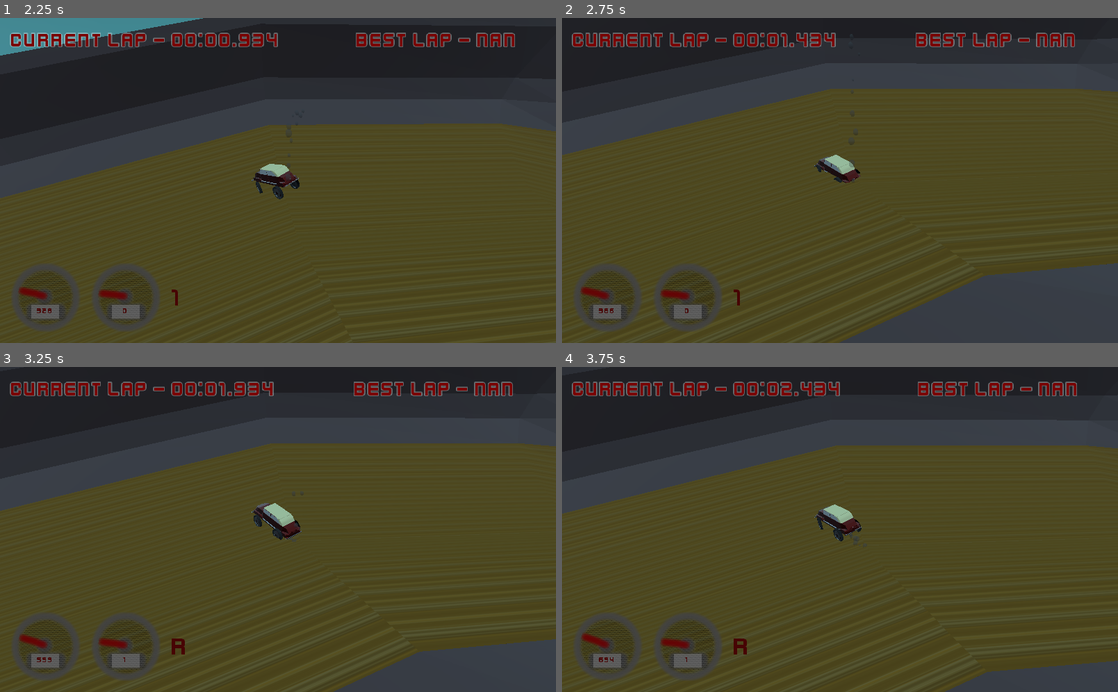
Above: before the commit, frames 1-4 (two rows, left to right).
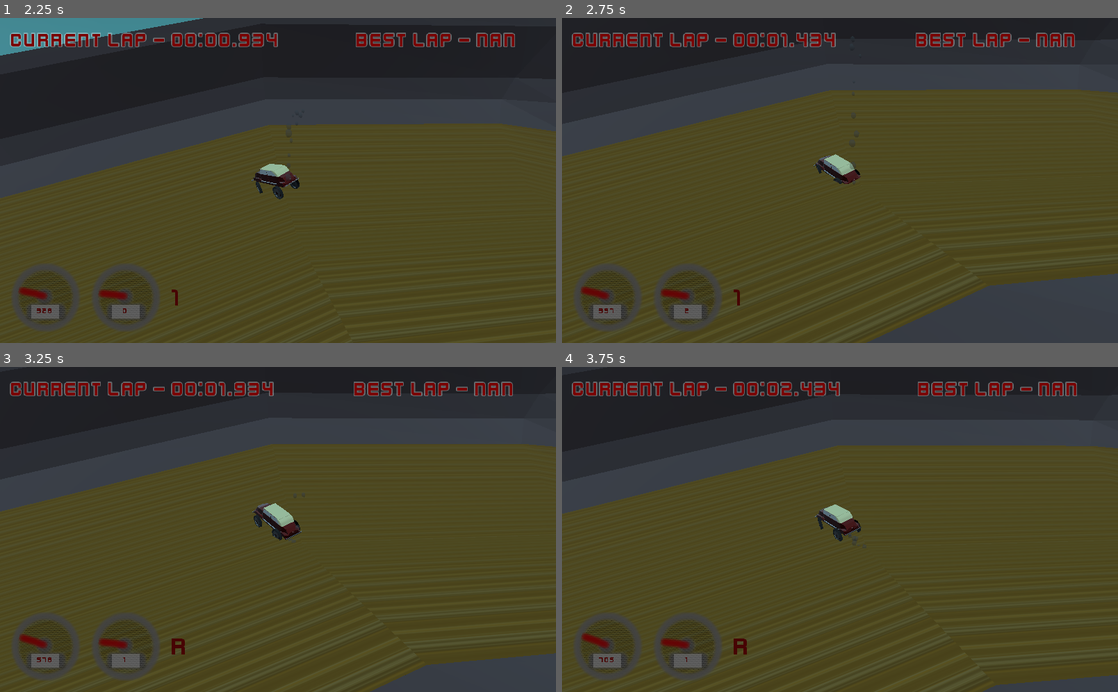
Above: after the commit, the same moments.

Repository: esensar/bugged-racing
Game: Godot game, scene res://menu/main_menu.tscn
The game is run twice, just before and just after one commit, with the same random seed, the same clock (stepped at 60 frames per second) and the same inputs. The engine's default icon, where the game draws it, is replaced by a stand-in: a white triangle on a blue panel in a dark square.
Inputs:
- Up to frame 1 (2.25 s): click "Start" at 0.5 s; click "Start" at 1.25 s; hold D (steer_right) from 2.03 s (still down); hold C (clutch) from 2.03 s (still down)
- Up to frame 2 (2.75 s): keep holding D (steer_right); keep holding C (clutch)
- Up to frame 3 (3.25 s): release D (steer_right) at 2.78 s; release C (clutch) at 2.78 s; hold S (brake) from 2.78 s (still down); tap W (throttle) at 2.85 s
- Up to frame 4 (3.75 s): release S (brake) at 3.53 s; hold D (steer_right) from 3.53 s (still down); hold C (clutch) from 3.53 s (still down)

Frame 1 is identical in both runs. In frame 2, 2.2% of the frame differs, in the area x 0-100%, y 21-100%; in frame 3, 2.1%; in frame 4, 1.5%.

Commit message:
Improve collision shapes for vehicles

Diff:
--- a/vehicles/beetlecar.tscn
+++ b/vehicles/beetlecar.tscn
@@ -10,8 +10,9 @@
 [sub_resource type="Curve" id=4]
 _data = [ Vector2( 0, 0.492045 ), 0.0, 0.0, 0, 0, Vector2( 0.15566, 1 ), 0.0, 0.0, 0, 0, Vector2( 0.212264, 0 ), 0.0, 0 …(481 unchanged characters)…
 
-[sub_resource type="BoxShape" id=1]
-extents = Vector3( 0.417676, 0.306859, 1.33114 )
+[sub_resource type="CapsuleShape" id=11]
+radius = 0.394377
+height = 2.03536
 
 [sub_resource type="AudioStreamGenerator" id=2]
 mix_rate = 5500.0
@@ -112,7 +113,7 @@
 
 [node name="CollisionShape" type="CollisionShape" parent="." index="6"]
 transform = Transform( 1, 0, 0, 0, 1, 0, 0, 0, 1, 0, 0.954429, 0.205449 )
-shape = SubResource( 1 )
+shape = SubResource( 11 )
 
 [node name="engine_sound_player" type="AudioStreamPlayer3D" parent="." index="7"]
 transform = Transform( 1, 0, 0, 0, 1, 0, 0, 0, 1, 0, 1.14201, 0.968668 )
--- a/vehicles/buggy.tscn
+++ b/vehicles/buggy.tscn
@@ -10,8 +10,9 @@
 [sub_resource type="Curve" id=4]
 _data = [ Vector2( 0, 0 ), 0.0, 0.0, 0, 0, Vector2( 0.0849057, 1 ), 0.0, 0.0, 0, 0, Vector2( 0.15566, 0.746591 ), 0.0,  …(204 unchanged characters)…
 
-[sub_resource type="BoxShape" id=1]
-extents = Vector3( 0.521885, 0.334919, 1.78849 )
+[sub_resource type="CapsuleShape" id=11]
+radius = 0.452181
+height = 2.78888
 
 [sub_resource type="AudioStreamGenerator" id=3]
 mix_rate = 5500.0
@@ -71,7 +72,7 @@
 
 [node name="CollisionShape" type="CollisionShape" parent="." index="2"]
 transform = Transform( 1, 0, 0, 0, 1, 0, 0, 0, 1, 0, 1.23227, 0 )
-shape = SubResource( 1 )
+shape = SubResource( 11 )
 
 [node name="front_right" parent="." index="4"]
 transform = Transform( 1, 0, 0, 0, 1, -1.50996e-07, 0, 1.50996e-07, 1, -0.950754, 0.503756, 1.41438 )
